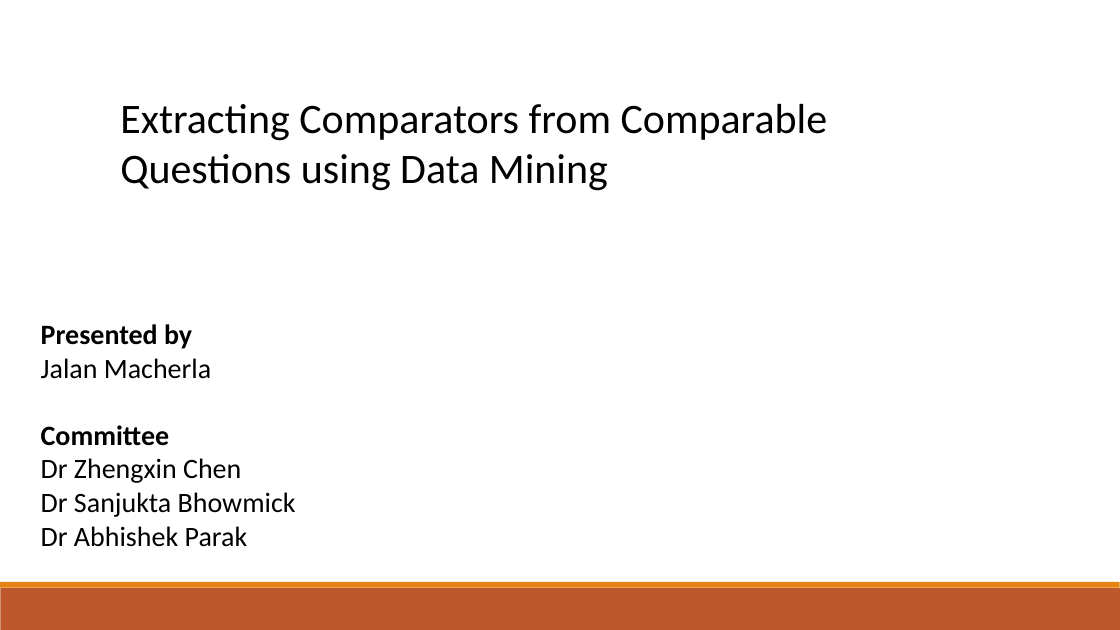
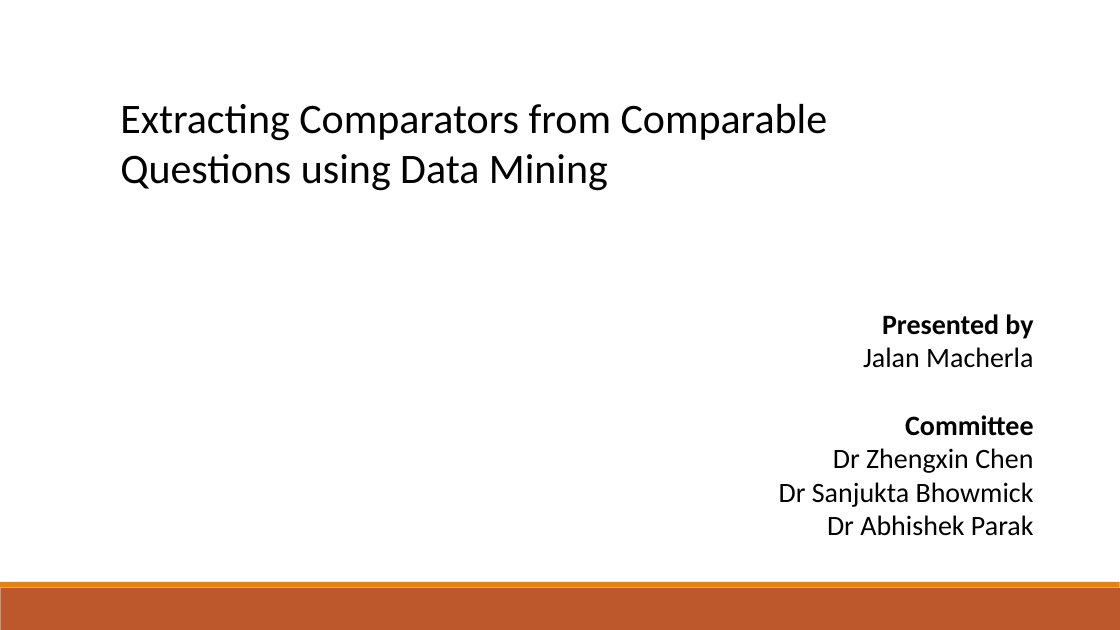
Before and after one commit to jalanreddy/GitHub, a slide deck: slide 1 of Presentation.pptx. Drawn at 1120x630 pixels with LibreOffice and Linux fonts; fonts in the diff are those of the drawing. Boxes give left, top, right and bottom in pixels: in the first picture for what was removed or moved away, otherwise in the second. Text is boxed around its words. In the diff, an @@ line names an element or a change of style, - is before the commit and + after.

```diff
--- a/Presentation.pptx
+++ b/Presentation.pptx
@@ text "Presented by": place and size @@
-text "Presented by" at <box>41,324,296,547</box>
+text "Presented by" at <box>779,314,1034,536</box>
@@ text "Presented by" at <box>779,314,1034,536</box>: alignment left to right @@
```
Also in this commit, not shown: 5 other slides changed, 32 slides added, 2 other files.
